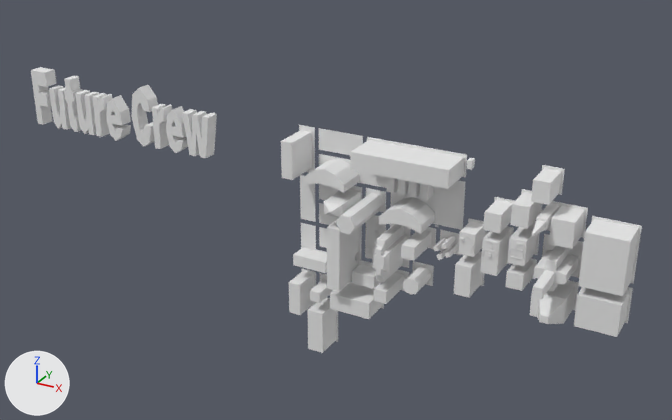
The OBJ model assets/3d_scene/U2E_anim/U2E_anim81.obj: old version first, new version second.
Both versions are drawn from a 50 mm lens placed at (285.0, -664.0, 270.0), pointed at (-81.0, 1.0, -62.0). The axes (+X, +Y, +Z) are drawn at lower left. The lights are the same throughout. Where no turn or scale is listed for an object, it has been applied to the vertices.
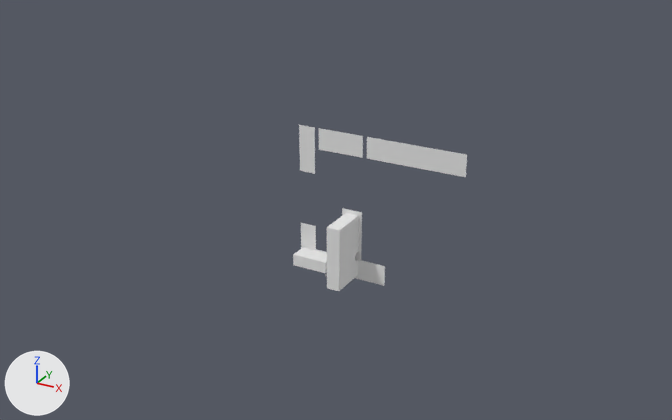
Boxes (x1, y1, x2, y2) around the edits, measured in the pictures (672 x 420 px):
'logo', deleted
    before: (31, 67, 216, 158)
'talot04', deleted
    before: (574, 219, 639, 337)
'kulmatalot', deleted
    before: (289, 271, 382, 353)
'talot2', deleted
    before: (350, 140, 465, 189)
'talot02', deleted
    before: (511, 168, 585, 249)
'talot', deleted
    before: (454, 199, 513, 298)
'_laatta2', deleted
    before: (319, 154, 466, 230)
'plushouse', deleted
    before: (532, 246, 579, 299)
'_levyt', deleted
    before: (468, 165, 642, 323)
'b4', deleted
    before: (372, 158, 475, 282)
'talot01', deleted
    before: (530, 282, 576, 324)
'talojota_1', deleted
    before: (281, 130, 312, 180)
'BuildingC_1', deleted
    before: (379, 197, 435, 234)
'BuildingC', deleted
    before: (304, 158, 359, 193)
'Building20', deleted
    before: (336, 193, 385, 234)
'_platform0', deleted
    before: (365, 215, 461, 291)
'talot03', deleted
    before: (507, 227, 537, 266)
'_platform', deleted
    before: (319, 184, 386, 248)
'Building14', deleted
    before: (324, 189, 361, 218)
'minitalo', deleted
    before: (387, 177, 434, 200)
'talokoe', deleted
    before: (458, 221, 485, 257)
'Building08', deleted
    before: (401, 231, 432, 261)
'talot05', deleted
    before: (505, 260, 535, 291)
'Building08_1', deleted
    before: (374, 273, 404, 304)
'_laatta', deleted
    before: (300, 175, 316, 222)
'Building21', deleted
    before: (403, 266, 431, 295)
'sivutalo', deleted
    before: (352, 264, 382, 289)
'BuildingH', deleted
    before: (433, 235, 459, 260)
'fcirto', deleted
    before: (206, 114, 217, 158)
'_levyt3', deleted
    before: (302, 269, 384, 342)
'_laatta02', deleted
    before: (390, 224, 411, 268)
'katdetai03', deleted
    before: (460, 235, 474, 253)
'KDETAIL12', deleted
    before: (509, 241, 524, 260)
'KDETAIL04', deleted
    before: (482, 240, 498, 259)
'Tree01g_1', deleted
    before: (375, 230, 380, 235)
'fcirto01_2', deleted
    before: (529, 265, 534, 283)

The change, as a diff of the scene's bpy script:
```diff
--- a/assets/3d_scene/U2E_anim/U2E_anim81.obj.py
+++ b/assets/3d_scene/U2E_anim/U2E_anim81.obj.py
@@ ob_laatta @@
-ob_laatta = bpy.data.objects.new('_laatta', me_laatta)
@@ ob_laatta02 @@
-ob_laatta02 = bpy.data.objects.new('_laatta02', me_laatta02)
@@ ob_laatta2 @@
-ob_laatta2 = bpy.data.objects.new('_laatta2', me_laatta2)
@@ ob_levyt @@
-ob_levyt = bpy.data.objects.new('_levyt', me_levyt)
@@ ob_levyt3 @@
-ob_levyt3 = bpy.data.objects.new('_levyt3', me_levyt3)
@@ ob_platform @@
-ob_platform = bpy.data.objects.new('_platform', me_platform)
@@ ob_platform0 @@
-ob_platform0 = bpy.data.objects.new('_platform0', me_platform0)
@@ ob_b4 @@
-ob_b4 = bpy.data.objects.new('b4', me_b4)
@@ ob_building08 @@
-ob_building08 = bpy.data.objects.new('Building08', me_building08)
@@ ob_building08_1 @@
-ob_building08_1 = bpy.data.objects.new('Building08_1', me_building08_1)
@@ ob_building14 @@
-ob_building14 = bpy.data.objects.new('Building14', me_building14)
@@ ob_building20 @@
-ob_building20 = bpy.data.objects.new('Building20', me_building20)
@@ ob_building21 @@
-ob_building21 = bpy.data.objects.new('Building21', me_building21)
@@ ob_buildingc @@
-ob_buildingc = bpy.data.objects.new('BuildingC', me_buildingc)
@@ ob_buildingc_1 @@
-ob_buildingc_1 = bpy.data.objects.new('BuildingC_1', me_buildingc_1)
@@ ob_buildingh @@
-ob_buildingh = bpy.data.objects.new('BuildingH', me_buildingh)
@@ ob_car02_2 @@
-ob_car02_2 = bpy.data.objects.new('Car02_2', me_car02_2)
@@ ob_fcirto @@
-ob_fcirto = bpy.data.objects.new('fcirto', me_fcirto)
@@ ob_fcirto01_2 @@
-ob_fcirto01_2 = bpy.data.objects.new('fcirto01_2', me_fcirto01_2)
@@ ob_katdetai03 @@
-ob_katdetai03 = bpy.data.objects.new('katdetai03', me_katdetai03)
@@ ob_kdetail04 @@
-ob_kdetail04 = bpy.data.objects.new('KDETAIL04', me_kdetail04)
@@ ob_kdetail12 @@
-ob_kdetail12 = bpy.data.objects.new('KDETAIL12', me_kdetail12)
@@ ob_kulmatalot @@
-ob_kulmatalot = bpy.data.objects.new('kulmatalot', me_kulmatalot)
@@ ob_logo @@
-ob_logo = bpy.data.objects.new('logo', me_logo)
@@ ob_minitalo @@
-ob_minitalo = bpy.data.objects.new('minitalo', me_minitalo)
@@ ob_plushouse @@
-ob_plushouse = bpy.data.objects.new('plushouse', me_plushouse)
@@ ob_puistotie @@
-ob_puistotie = bpy.data.objects.new('puistotie', me_puistotie)
@@ ob_pysty01 @@
-ob_pysty01 = bpy.data.objects.new('pysty01', me_pysty01)
@@ ob_sivutalo @@
-ob_sivutalo = bpy.data.objects.new('sivutalo', me_sivutalo)
@@ ob_talojota_1 @@
-ob_talojota_1 = bpy.data.objects.new('talojota_1', me_talojota_1)
@@ ob_talokoe @@
-ob_talokoe = bpy.data.objects.new('talokoe', me_talokoe)
@@ ob_talot @@
-ob_talot = bpy.data.objects.new('talot', me_talot)
@@ ob_talot01 @@
-ob_talot01 = bpy.data.objects.new('talot01', me_talot01)
@@ ob_talot02 @@
-ob_talot02 = bpy.data.objects.new('talot02', me_talot02)
@@ ob_talot03 @@
-ob_talot03 = bpy.data.objects.new('talot03', me_talot03)
@@ ob_talot04 @@
-ob_talot04 = bpy.data.objects.new('talot04', me_talot04)
@@ ob_talot05 @@
-ob_talot05 = bpy.data.objects.new('talot05', me_talot05)
@@ ob_talot2 @@
-ob_talot2 = bpy.data.objects.new('talot2', me_talot2)
@@ ob_tree01g @@
-ob_tree01g = bpy.data.objects.new('Tree01g', me_tree01g)
@@ ob_tree01g_1 @@
-ob_tree01g_1 = bpy.data.objects.new('Tree01g_1', me_tree01g_1)
@@ ob_tree01g_2 @@
-ob_tree01g_2 = bpy.data.objects.new('Tree01g_2', me_tree01g_2)
@@ ob_tree01g_4 @@
-ob_tree01g_4 = bpy.data.objects.new('Tree01g_4', me_tree01g_4)
```
